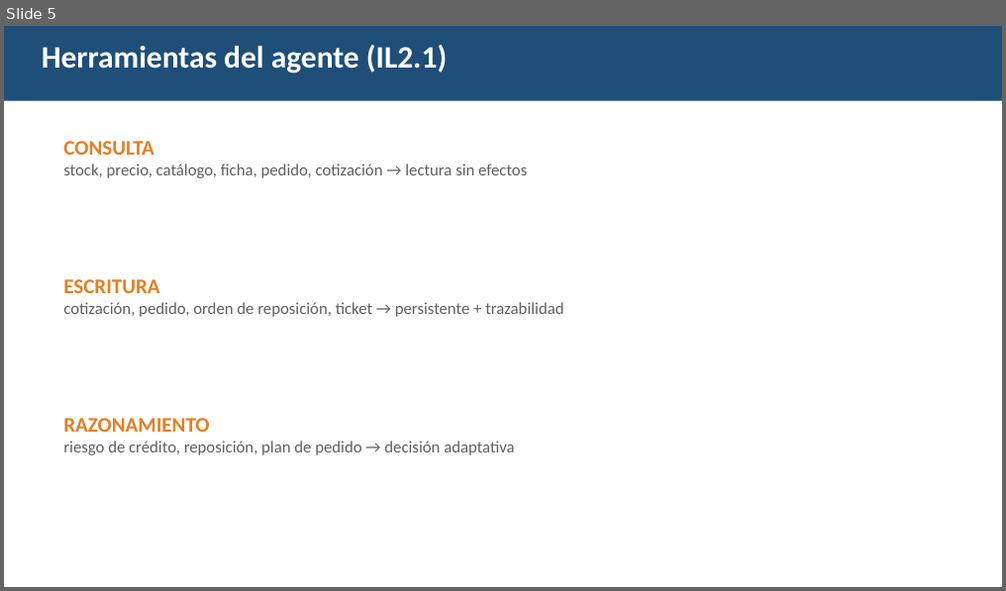
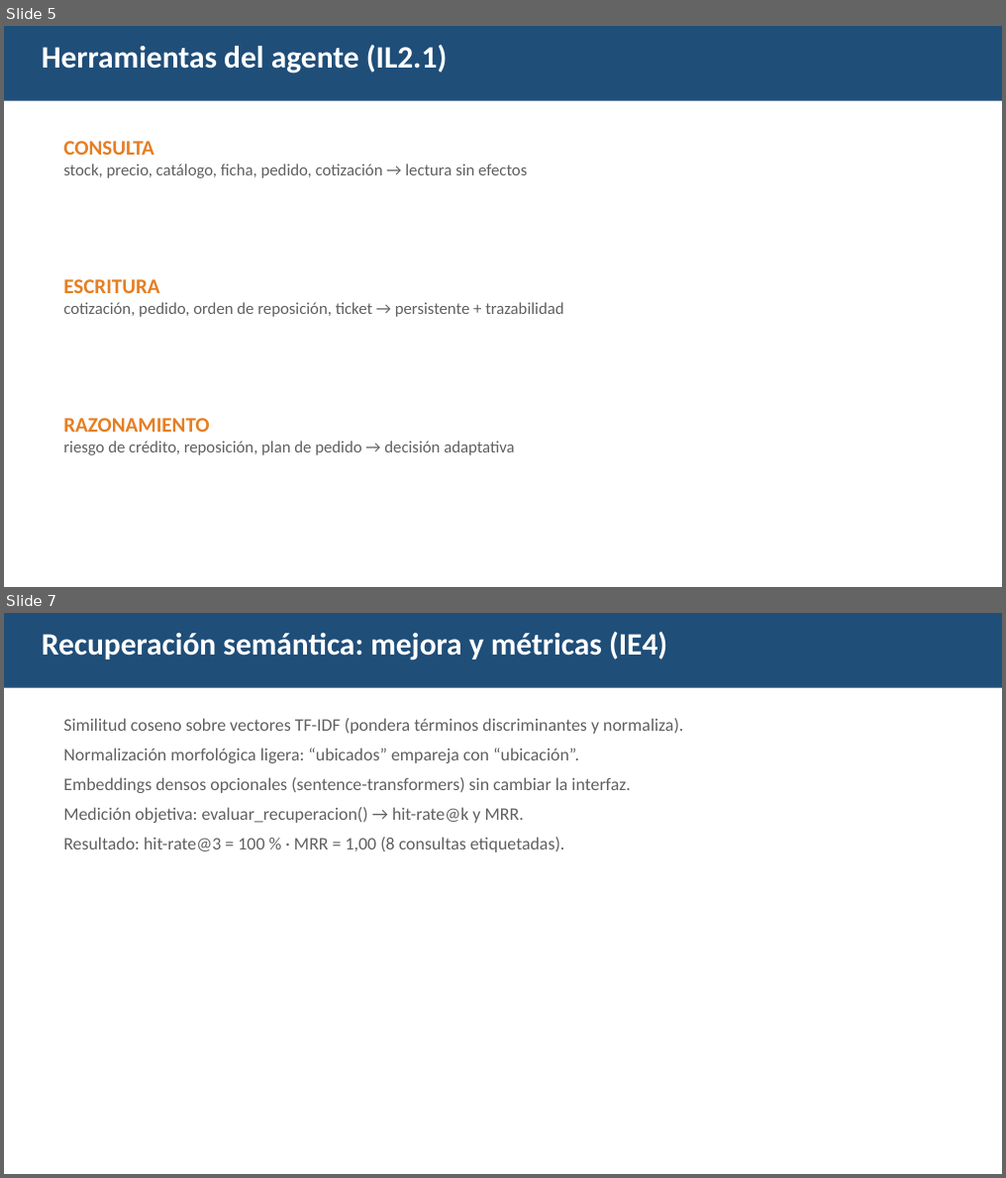
Before and after one commit to jghleo/Ferrandes_Agente_EP2, a slide deck: presentacion/Presentacion_EP2_Ferrandes.pptx. Shown one above the other, each under a label of ours: slide 5 before the commit, slides 5 and 7 after it; the slides between them are not shown. The pictures are 1006x591 and 1006x1178 pixels, drawn with LibreOffice and Linux fonts; fonts in the diff are those of the drawing. Boxes give left, top, right and bottom in pixels: in the first picture for what was removed or moved away, otherwise in the second. Text is boxed around its words. In the diff, an @@ line names an element or a change of style, - is before the commit and + after.

Commit message:
EP2: retriever semantico TF-IDF con metricas (IE4), replanificacion y priorizacion en el planificador (IE5), 38 pruebas y 11 escenarios de demo
- src/buscar_contexto.py: similitud coseno TF-IDF + normalizacion morfologica,
  embeddings densos opcionales y evaluar_recuperacion() (hit-rate@k, MRR).
- src/planificador.py: criticidad + priorizar() y replanificacion ante items
  invalidos (descarta y continua) con decision REPLANIFICACION.
- src/herramientas/escritura.py: parser tolerante (_parse_items_tolerante).
- tests: test_recuperacion.py + pruebas de replanificacion/priorizacion (29 -> 38).
- scripts/demo.py: escenarios de error/entrada ambigua y metricas del retriever (9 -> 11).
- Presentacion: PPT 10 -> 13 slides (metricas IE4, justificacion IE9, retos).
- README, informe (docx/md), guion y notebook Colab actualizados.

```diff
--- a/presentacion/Presentacion_EP2_Ferrandes.pptx
+++ b/presentacion/Presentacion_EP2_Ferrandes.pptx
@@ slide 7 added at [4,613,1002,1174], background #FFFFFF @@
@@ rectangle added at [4,613,1002,688], fill #1F4E79 @@
@@ text added at [42,632,667,661], 30 pt, text #FFFFFF, bold @@
+Recuperación semántica: mejora y métricas (IE4)
@@ text added at [63,718,683,853], 17 pt, text #606060 @@
+Similitud coseno sobre vectores TF-IDF (pondera términos discriminantes y normaliza).
+Normalización morfológica ligera: “ubicados” empareja con “ubicación”.
+Embeddings densos opcionales (sentence-transformers) sin cambiar la interfaz.
+Medición objetiva: evaluar_recuperacion() → hit-rate@k y MRR.
+Resultado: hit-rate@3 = 100 % · MRR = 1,00 (8 consultas etiquetadas).
```
Also in this commit, not shown: 5 slides changed, 2 other slides added, 18 other files.
